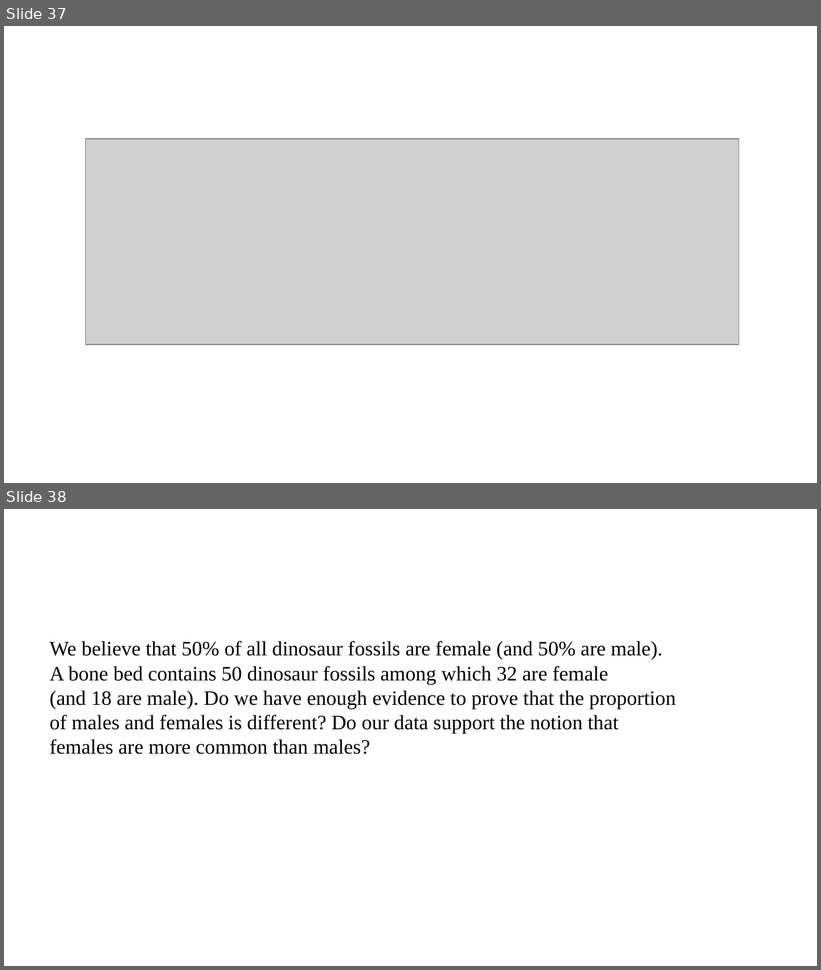
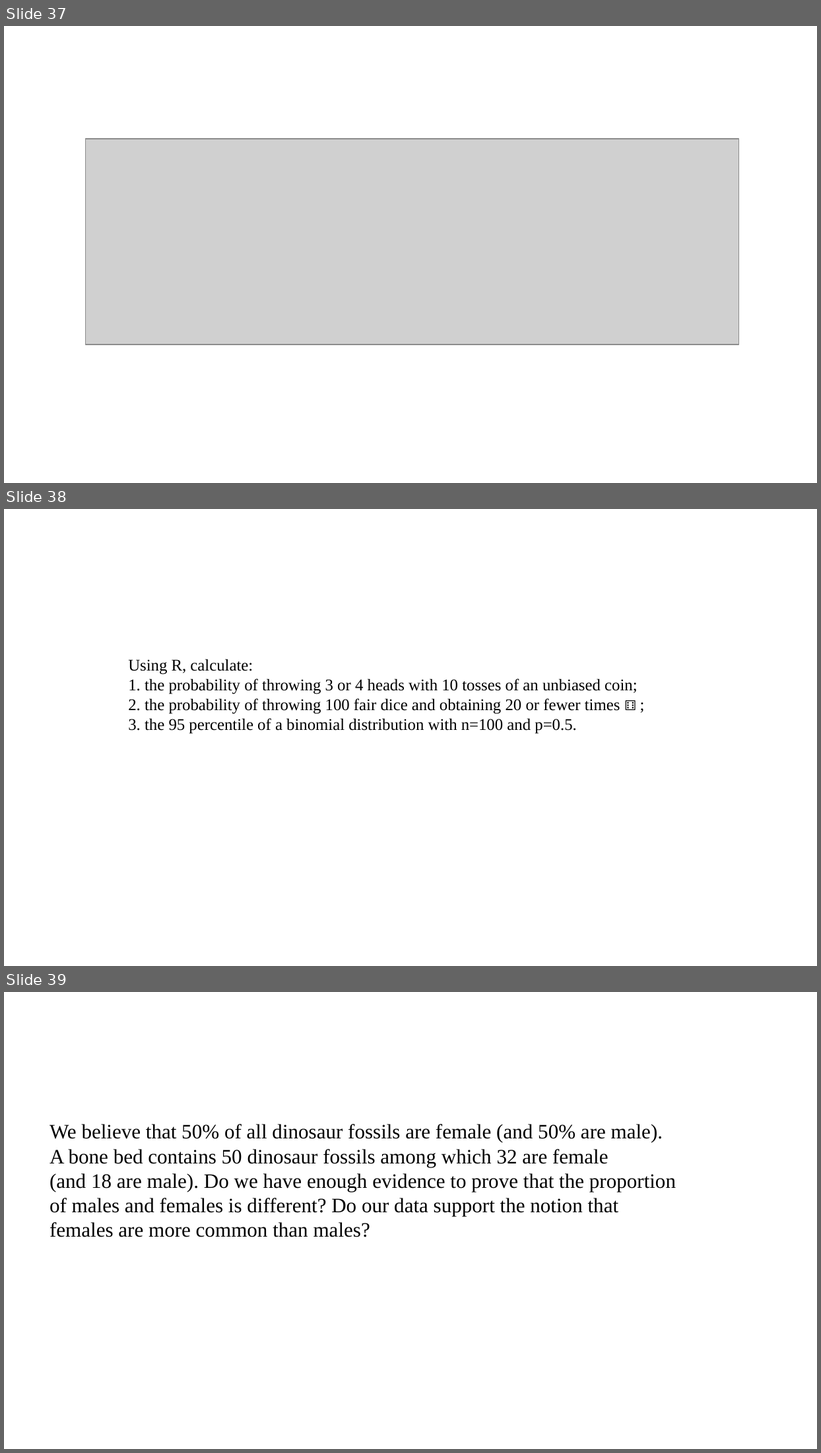
Before and after one commit to pvermees/geostats, a slide deck: slides/quizzes.odp. Shown one above the other, each under a label of ours: slides 37 and 38 before the commit, slides 37, 38 and 39 after it. The pictures are 821x970 and 821x1453 pixels, drawn with LibreOffice and Linux fonts; fonts in the diff are those of the drawing; grey boxes stand for pictures. Boxes give left, top, right and bottom in pixels: in the first picture for what was removed or moved away, otherwise in the second. Text is boxed around its words. In the diff, an @@ line names an element or a change of style, - is before the commit and + after.

Commit message:
further updates to binomial quizzes

```diff
--- a/slides/quizzes.odp
+++ b/slides/quizzes.odp
@@ slide 38 added at (x1=4, y1=509, x2=817, y2=966), background #FFFFFF @@
@@ text added at (x1=128, y1=659, x2=637, y2=733), 16 pt, text #000000 @@
+Using R, calculate:
+1. the probability of throwing 3 or 4 heads with 10 tosses of an unbiased coin;
+2. the probability of throwing 100 fair dice and obtaining 20 or fewer times ⚅ ;
+3. the 95 percentile of a binomial distribution with n=100 and p=0.5.
@@ what was slide 38 is now slide 39 @@
```
